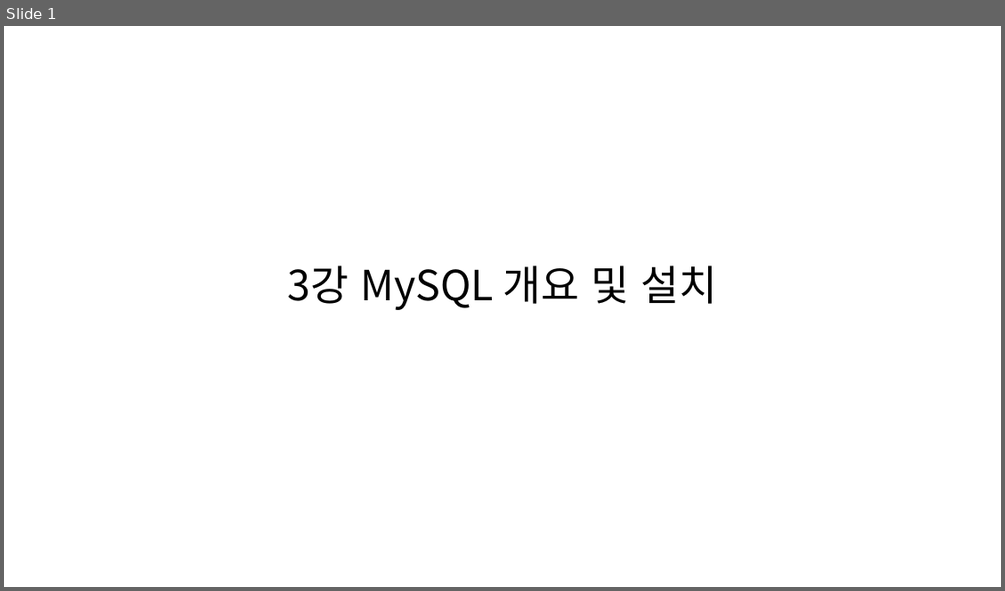
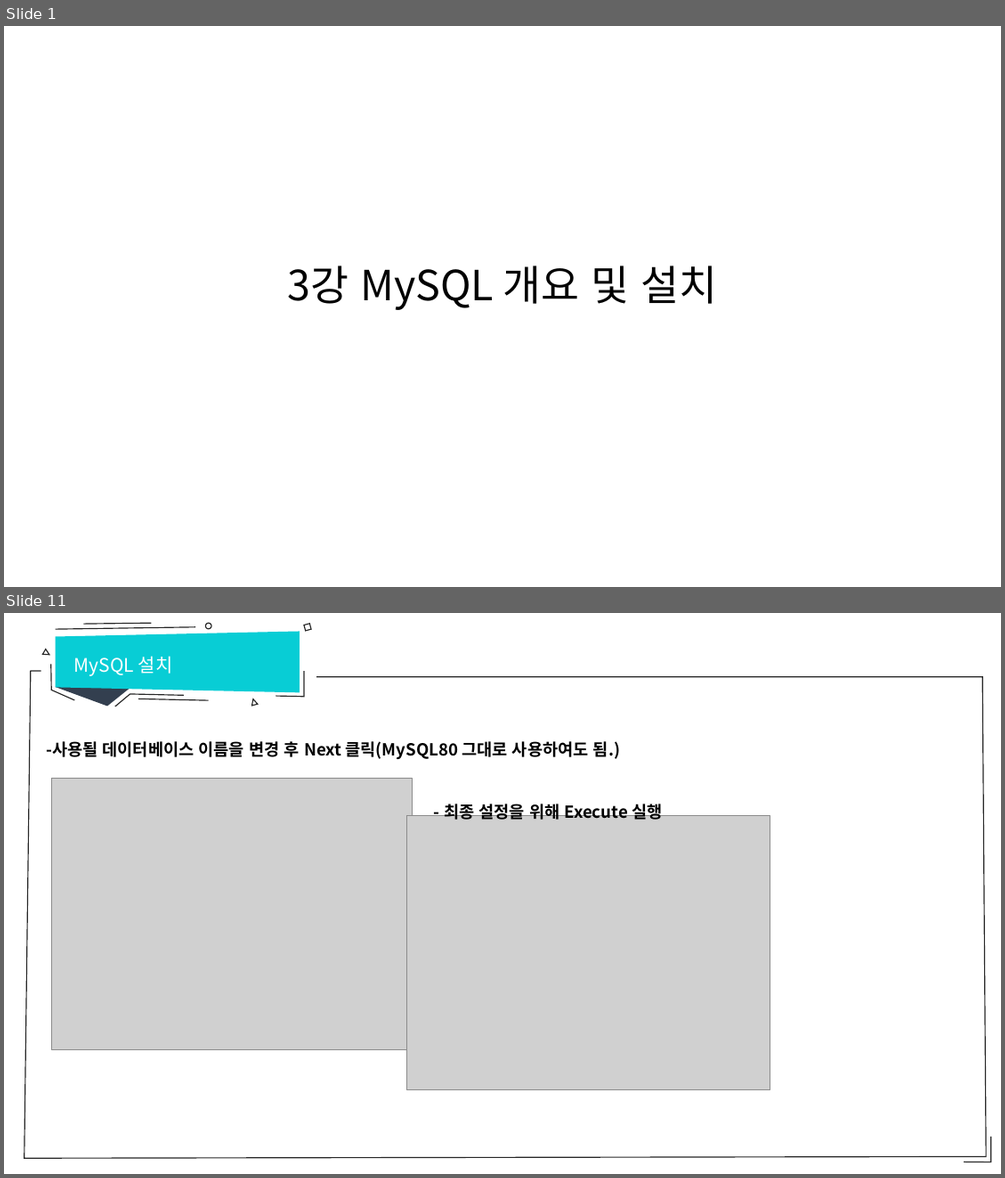
Before and after one commit to sumn-2020/lecture, a slide deck: database/3강 Mysql 개요 및 설치.pptx. Shown one above the other, each under a label of ours: slide 1 before the commit, slides 1 and 11 after it; the slides between them are not shown. The pictures are 1005x591 and 1005x1178 pixels, drawn with LibreOffice and Linux fonts; fonts in the diff are those of the drawing; grey boxes stand for pictures. Boxes give left, top, right and bottom in pixels: in the first picture for what was removed or moved away, otherwise in the second. Text is boxed around its words. In the diff, an @@ line names an element or a change of style, - is before the commit and + after.

```diff
--- a/database/3강 Mysql 개요 및 설치.pptx
+++ b/database/3강 Mysql 개요 및 설치.pptx
@@ slide 11 added at [4,613,1001,1174], background #FFFFFF @@
@@ group added at [42,623,311,706]: 3 triangles, 3 lines, 3 freeform shapes, 1 trapezoid, 1 ellipse, 1 rectangle @@
@@ text added at [74,656,173,676], 18 pt, text #FFFFFF @@
+MySQL 설치
@@ freeform shape added at [24,671,986,1158], fill #FFFFFF, outline #262626 1 pt @@
@@ text added at [46,741,620,759], 16 pt, text #000000, bold @@
+-사용될 데이터베이스 이름을 변경 후 Next 클릭(MySQL80 그대로 사용하여도 됨.)
@@ picture added at [52,778,413,1049] @@
@@ picture added at [406,816,769,1090] @@
@@ text added at [444,801,662,819], 16 pt, text #000000, bold @@
+- 최종 설정을 위해 Execute 실행
@@ freeform shape added at [963,1136,991,1162], outline #262626 1 pt @@
```
Also in this commit, not shown: 5 slides changed, 7 other slides added, 4 other files.
